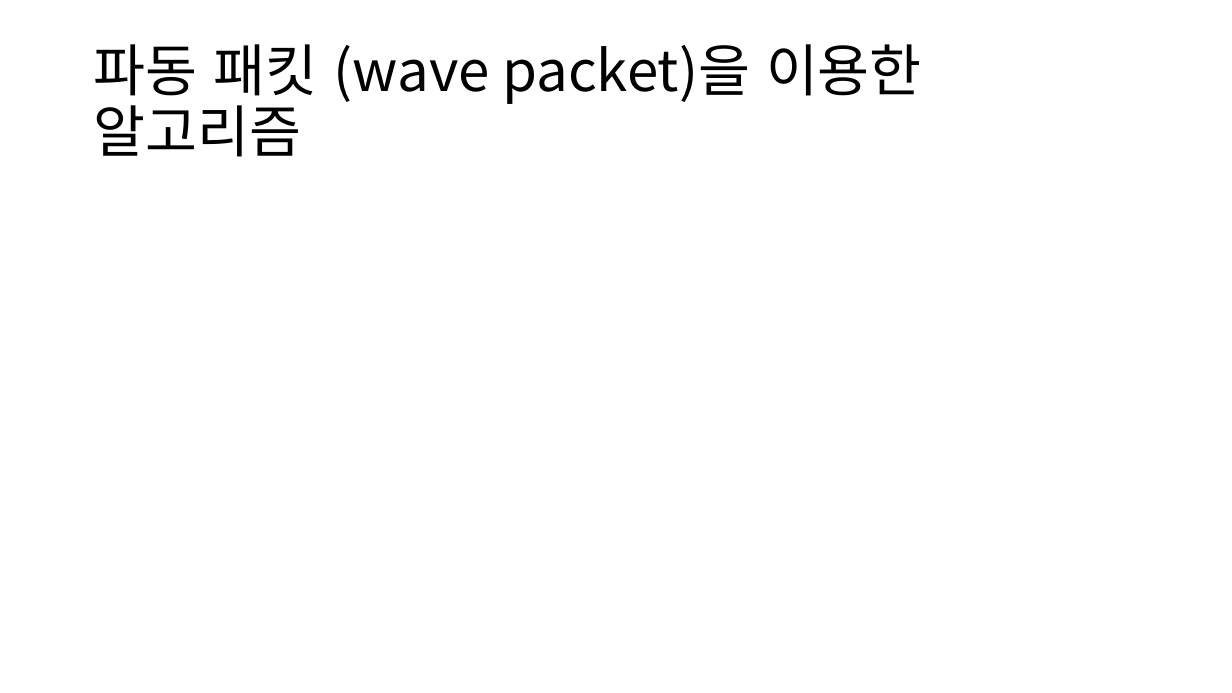
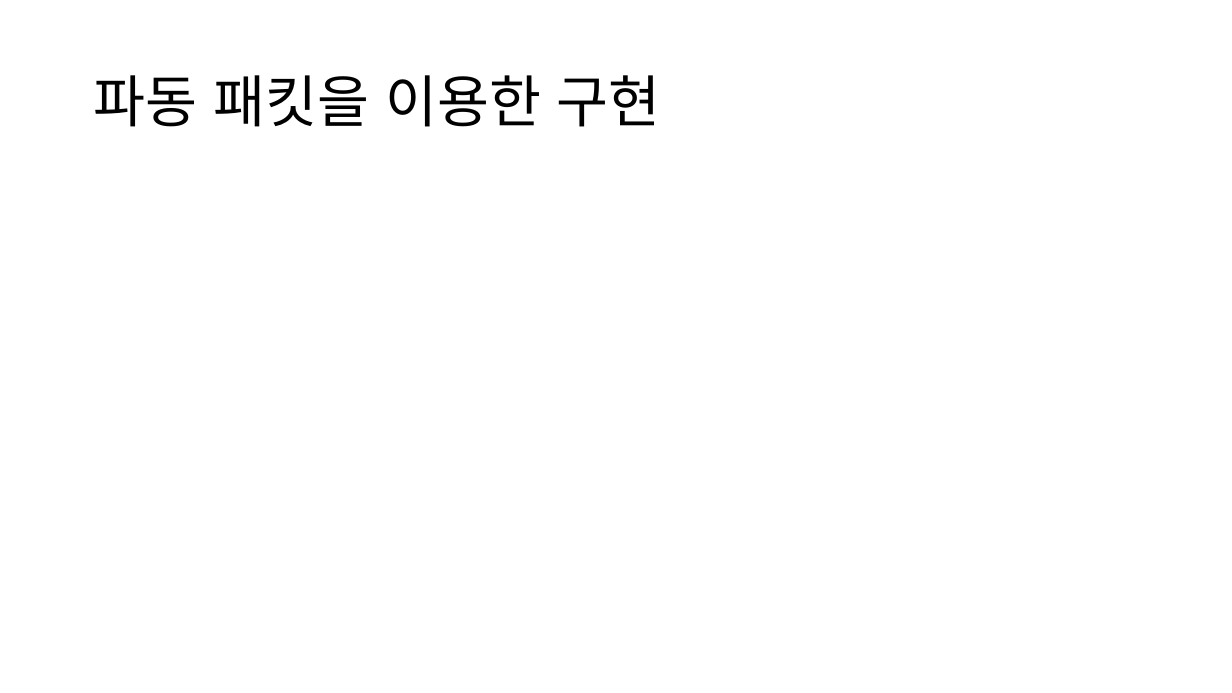
Before and after one commit to singrum/game_tree_scattering, a slide deck: slide 29 of presentation.pptx (slide 21 before the commit). Drawn at 1232x693 pixels with LibreOffice and Linux fonts; fonts in the diff are those of the drawing; grey boxes stand for pictures. Boxes give left, top, right and bottom in pixels: in the first picture for what was removed or moved away, otherwise in the second. Text is boxed around its words. In the diff, an @@ line names an element or a change of style, - is before the commit and + after.

```diff
--- a/presentation.pptx
+++ b/presentation.pptx
@@ title at (94, 75, 661, 127): text changed @@
-파동 패킷 (wave packet)을 이용한 알고리즘
+파동 패킷을 이용한 구현
```
Also in this commit, not shown: 9 other slides changed, 19 slides added, 3 slides removed, 2 other files.
